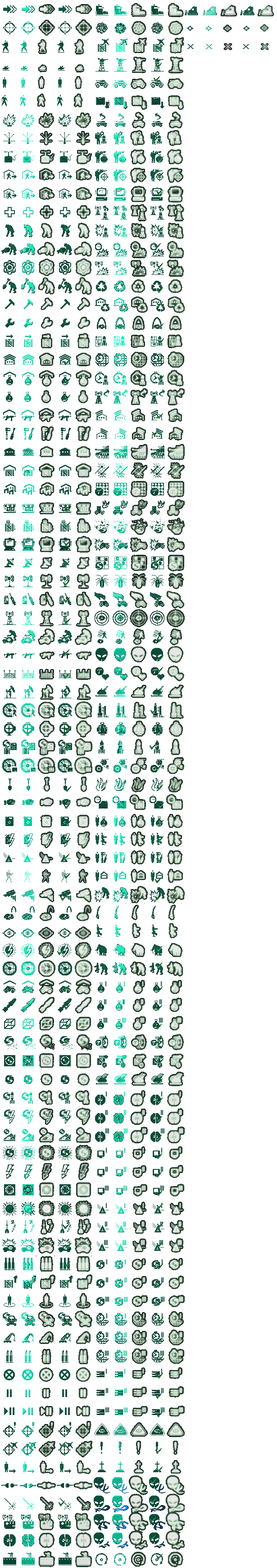
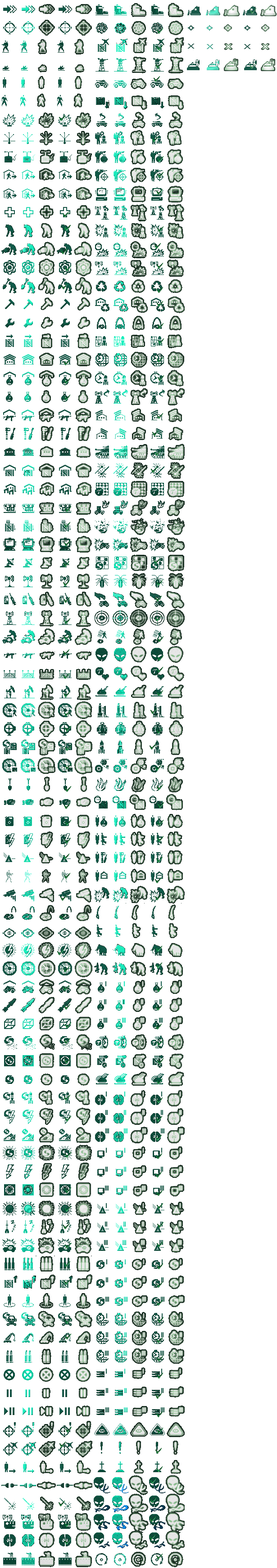
The second 277 × 1568 image is a revision of the first. Changes to its layers:
removed layer "Warstwa 4" over [186, 22, 270, 34]
renamed "Warstwa 3" to "cancel", painted on it over [186, 41, 270, 52]
showed "attack", painted on it over [186, 22, 270, 34]
renamed "Warstwa 2" to "bulldozer", moved it above "hover", painted on it over [184, 2, 277, 18]
added layer "hover" above "old_buttons" over [186, 57, 275, 73]
